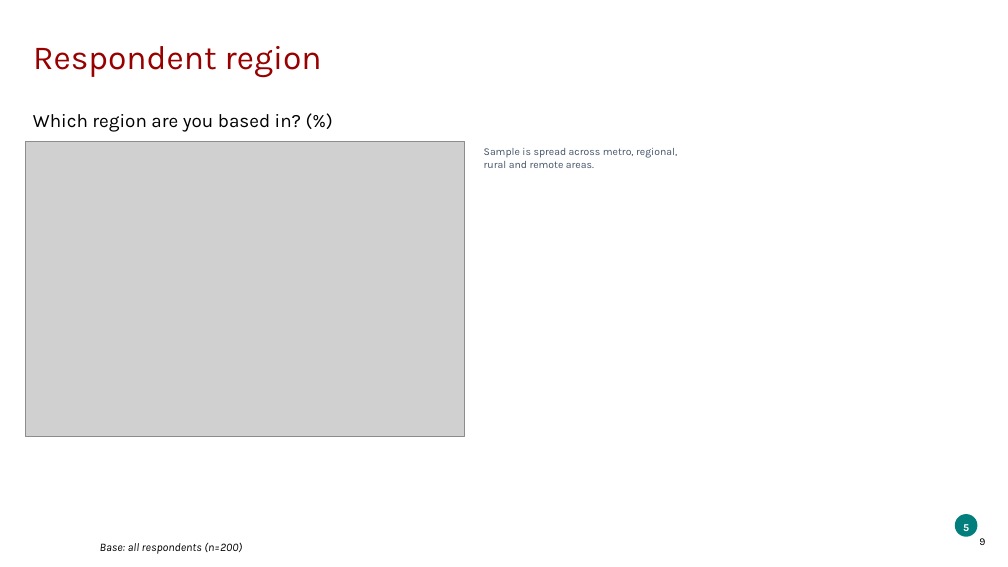
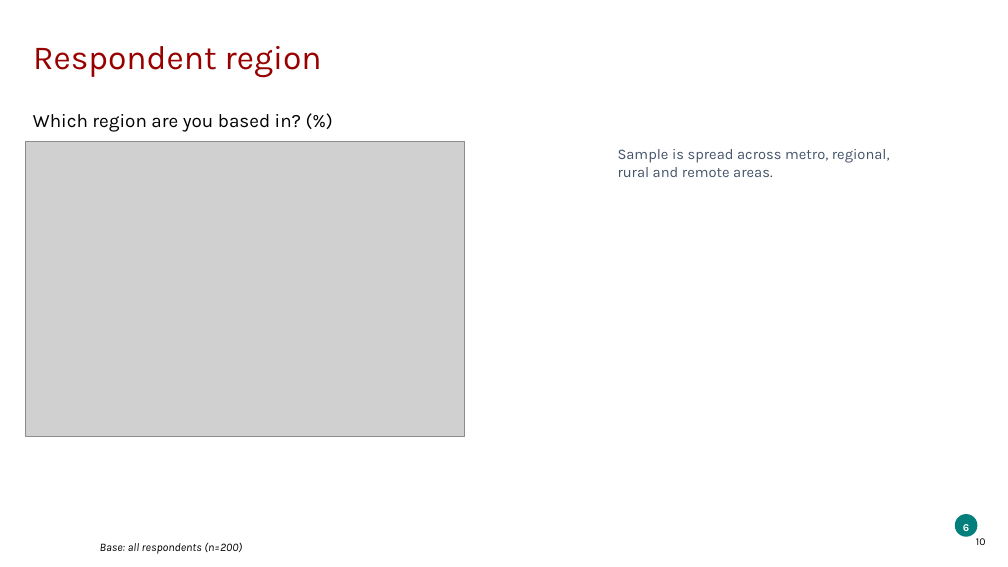
Before and after one commit to ThomasB4242/Test-1, a slide deck: slide 10 of sample_data/output.pptx (slide 9 before the commit). Drawn at 1008x567 pixels with LibreOffice and Linux fonts; fonts in the diff are those of the drawing; grey boxes stand for pictures; background and template pictures are left out. Boxes give left, top, right and bottom in pixels: in the first picture for what was removed or moved away, otherwise in the second. Text is boxed around its words. In the diff, an @@ line names an element or a change of style, - is before the commit and + after.

```diff
--- a/sample_data/output.pptx
+++ b/sample_data/output.pptx
@@ text "Sample is spread across metro, ...": place and size @@
-text "Sample is spread across metro, ..." at (484,148,677,168)
+text "Sample is spread across metro, ..." at (618,149,890,177)
@@ text "Sample is spread across metro, ..." at (618,149,890,177): size 10 to 14 pt @@
@@ text at (963,524,969,531): text changed @@
-5
+6
@@ page number at (976,538,986,545): text changed @@
-9
+10
```
Also in this commit, not shown: 4 other slides changed, 1 slide added, 5 other files.
